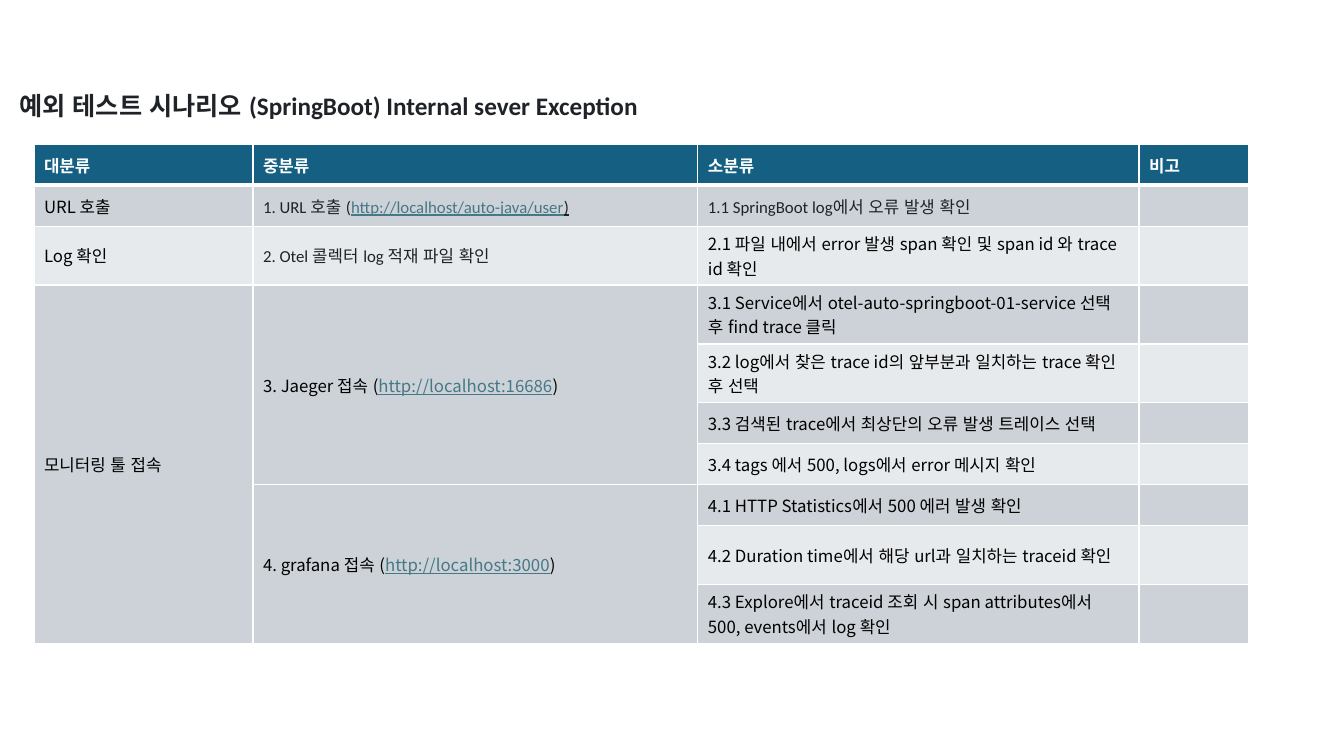
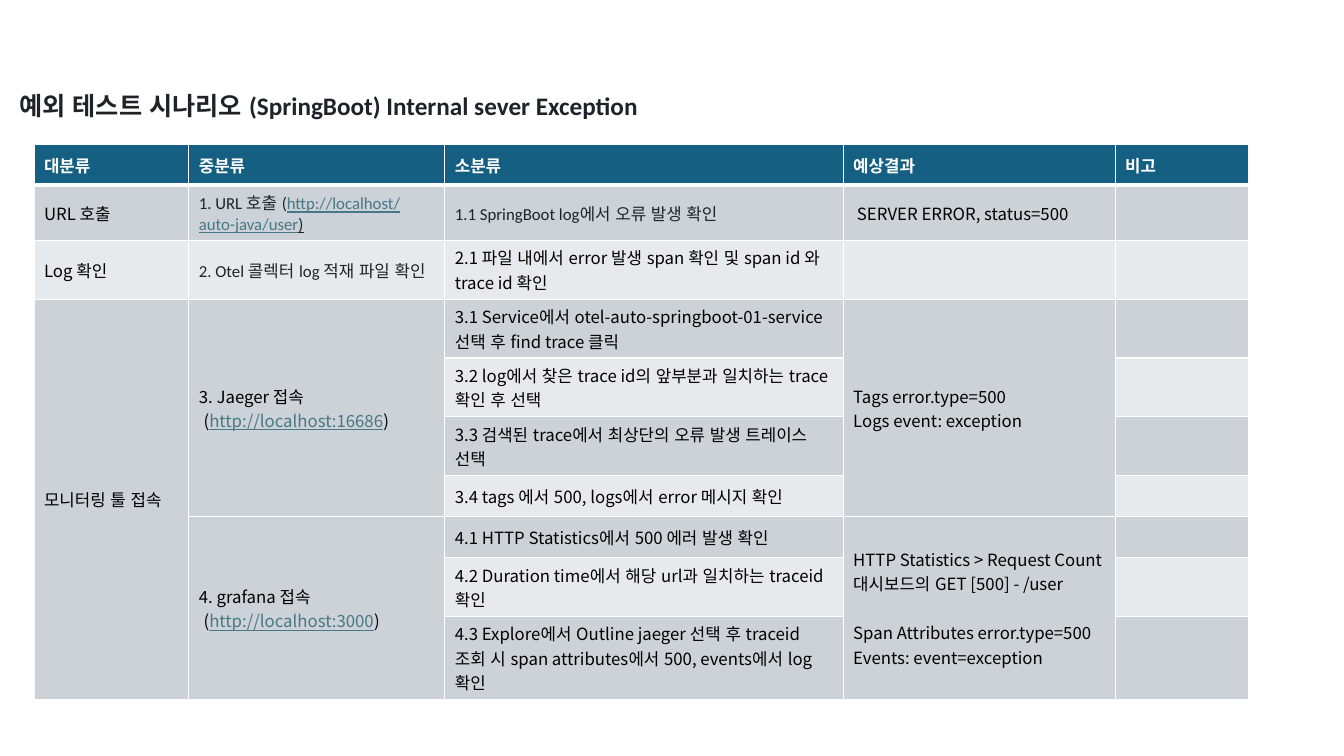
Before and after one commit to kkimsungchul/otel, a slide deck: slide 1 of ppt/테스트 시나리오.pptx. Drawn at 1344x756 pixels with LibreOffice and Linux fonts; fonts in the diff are those of the drawing. Boxes give left, top, right and bottom in pixels: in the first picture for what was removed or moved away, otherwise in the second. Text is boxed around its words. In the diff, an @@ line names an element or a change of style, - is before the commit and + after.

Commit message:
2024.07.02 - 테스트 시나리오 예상결과 추가

```diff
--- a/ppt/테스트 시나리오.pptx
+++ b/ppt/테스트 시나리오.pptx
@@ table at (x1=34, y1=144, x2=1249, y2=695) @@
-column 3: 소분류 | 1.1 SpringBoot log에서 오류 발생 확인 | 2.1 파일 내에서 error 발생 span 확인 및 span id 와 trace id 확인 | 3.1 Service에서 otel-auto-springboot-01-service 선택 후 find trace 클릭 | 3.2 log에서 찾은 trace id의 앞부분과 일치하는 trace 확인 후 선택 | 3.3 검색된 trace에서 최상단의 오류 발생 트레이스 선택 | 3.4 tags 에서 500, logs에서 error 메시지 확인 | 4.1 HTTP Statistics에서 500 에러 발생 확인 | 4.2 Duration time에서 해당 url과 일치하는 traceid 확인 | 4.3 Explore에서 traceid 조회 시 span attributes에서 500, events에서 log 확인
+column 3: 소분류 | 1.1 SpringBoot log에서 오류 발생 확인 | 2.1 파일 내에서 error 발생 span 확인 및 span id 와 trace id 확인 | 3.1 Service에서 otel-auto-springboot-01-service 선택 후 find trace 클릭 | 3.2 log에서 찾은 trace id의 앞부분과 일치하는 trace 확인 후 선택 | 3.3 검색된 trace에서 최상단의 오류 발생 트레이스 선택 | 3.4 tags 에서 500, logs에서 error 메시지 확인 | 4.1 HTTP Statistics에서 500 에러 발생 확인 | 4.2 Duration time에서 해당 url과 일치하는 traceid 확인 | 4.3 Explore에서 Outline jaeger 선택 후 traceid 조회 시 span attributes에서 500, events에서 log 확인
+column 4: 예상결과 | SERVER ERROR, status=500 |  | Tags error.type=500 Logs event: exception |  |  |  | HTTP Statistics > Request Count 대시보드의 GET [500] - /user Span Attributes error.type=500 Events: event=exception |  | 
```
Also in this commit, not shown: 2 other slides changed.
